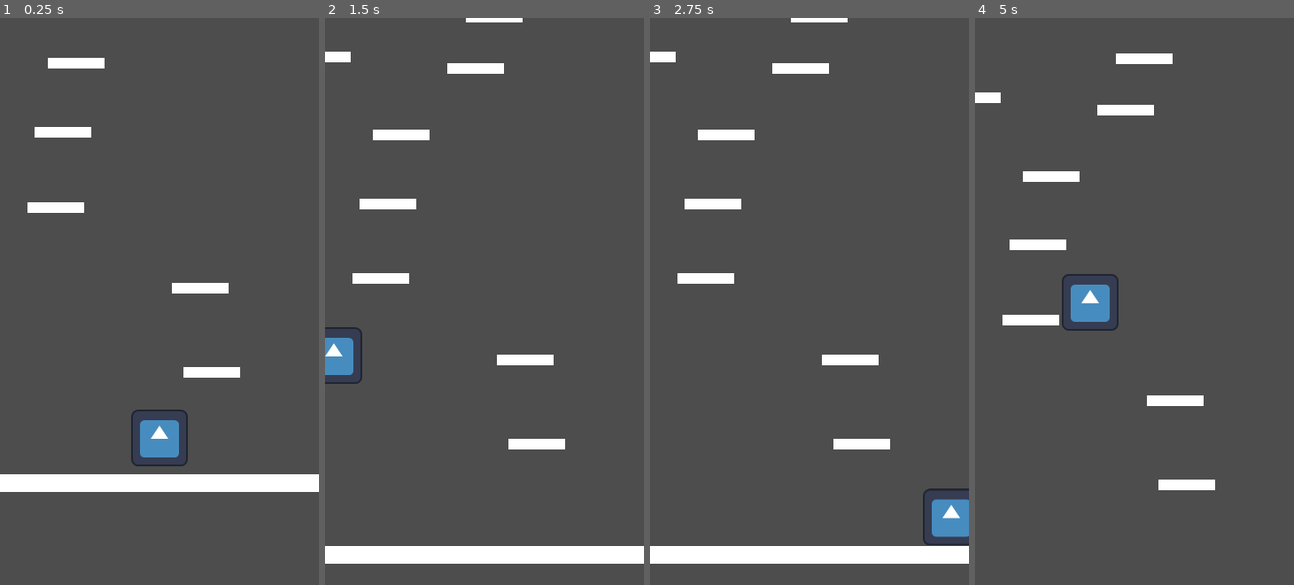
Above: before the commit, frames 1-4 (left to right).
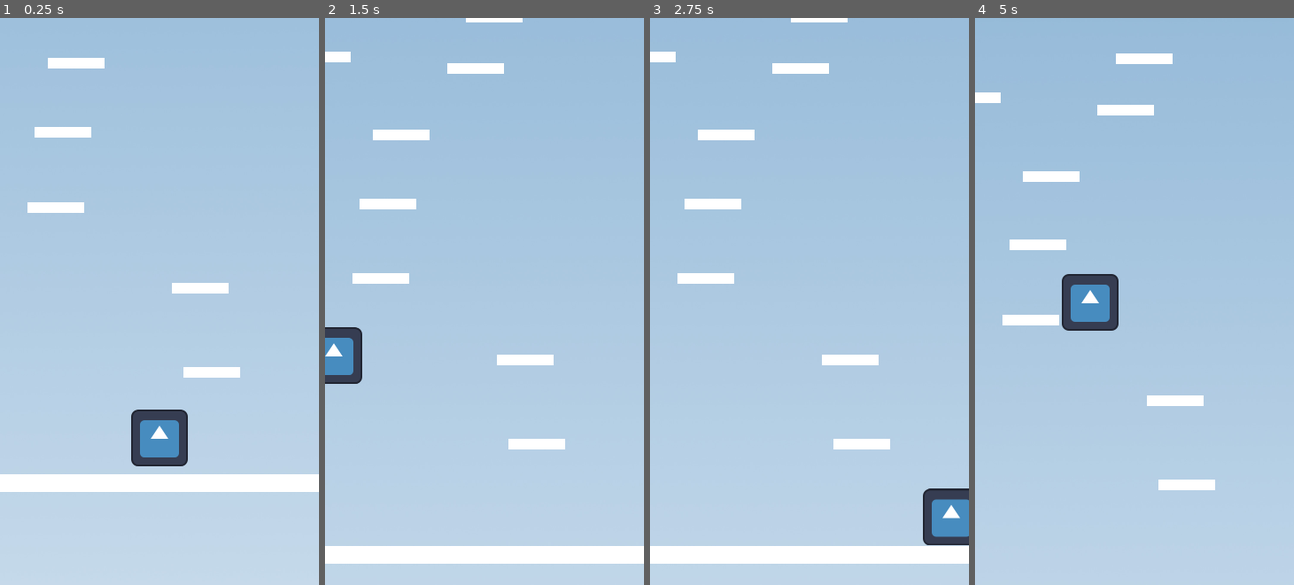
Above: after the commit, the same moments.

Repository: Cylinder7/bounce-back
Game: Godot game, scene res://levels/Overworld/overworldaltitude.tscn
Two runs of this game, one before a commit and one after it. Both use one fixed random seed, a clock stepped at 60 frames per second and the inputs below. The engine's default icon, where the game draws it, is replaced by a stand-in: a white triangle on a blue panel in a dark square.
Inputs:
- Up to frame 1 (0.25 s): no input
- Up to frame 2 (1.5 s): tap Enter (ui_accept) at 0.5, 0.77 s; hold Right (ui_right) from 0.53 s (still down)
- Up to frame 3 (2.75 s): tap Enter (ui_accept) at 1.52 s; release Right (ui_right) at 2.03 s; hold Left (ui_left) from 2.03 s (still down)
- Up to frame 4 (5 s): release Left (ui_left) at 2.78 s; hold Right (ui_right) 2.78-4.28 s; tap Enter (ui_accept) at 3.02, 3.77, 4.52 s; hold Left (ui_left) from 4.28 s (still down)

The runs differ from the first frame. In frame 1, 93% of the frame differs, in the area x 0-100%, y 0-100%; in frame 2, 93%; in frame 3, 93%; in frame 4, 96%.

Commit message:
sutff

Diff:
--- a/levels/Overworld/camera_2d.gd
+++ b/levels/Overworld/camera_2d.gd
@@ -1,7 +1,15 @@
 extends Camera2D
 
 @export var player: Node2D
+@export var game_over_screen: CanvasLayer
 
-func _process(delta):
+var dead := false
+
+func _process(_delta):
+	if dead:
+		return
 	if player.position.y < position.y:
 		position.y = player.position.y
+	if player.position.y > position.y + 340.0:
+		dead = true
+		game_over_screen.show_game_over()
--- /dev/null
+++ b/levels/Overworld/game_over.gd
@@ -0,0 +1,16 @@
+extends CanvasLayer
+
+func _ready():
+	hide()
+	$RestartButton.pressed.connect(_on_restart_pressed)
+
+func show_game_over():
+	$MetersLabel.text = "Meters Climbed: " + str(Stats.meters()) + " m"
+	show()
+	$RestartButton.grab_focus()
+	get_tree().paused = true
+
+func _on_restart_pressed():
+	Stats.reset_run()
+	get_tree().paused = false
+	get_tree().reload_current_scene()
--- a/levels/Overworld/overworldaltitude.tscn
+++ b/levels/Overworld/overworldaltitude.tscn
@@ -5,8 +5,17 @@
 [ext_resource type="PackedScene" uid="uid://dk3edjndjl5u" path="res://levels/Overworld/ground.tscn" id="2_vegtp"]
 [ext_resource type="Script" uid="uid://c5kr36ptr7mss" path="res://levels/Overworld/camera_2d.gd" id="3_2dipx"]
 [ext_resource type="Script" uid="uid://teroivo4vidu" path="res://levels/Overworld/platforms.gd" id="4_ktxqr"]
+[ext_resource type="Texture2D" uid="uid://b7spvnt5uk8pf" path="res://assets/cloudsBG.jpg" id="6_ix5fy"]
+[ext_resource type="Script" uid="uid://dnbm2m2k7gthj" path="res://levels/Overworld/game_over.gd" id="7_w0l32"]
+
+[sub_resource type="SystemFont" id="SystemFont_w0l32"]
 
 [node name="overworld" type="Node2D" unique_id=1695892326]
+
+[node name="CloudsBg" type="Sprite2D" parent="." unique_id=751149657]
+position = Vector2(214.99998, -478)
+scale = Vector2(0.335, 0.335)
+texture = ExtResource("6_ix5fy")
 
 [node name="Player" parent="." unique_id=247310789 instance=ExtResource("1_1yttg")]
 position = Vector2(180, 450)
@@ -14,10 +23,11 @@
 [node name="Ground" parent="." unique_id=906852571 instance=ExtResource("2_vegtp")]
 position = Vector2(0, 515)
 
-[node name="Camera2D" type="Camera2D" parent="." unique_id=1800846891 node_paths=PackedStringArray("player")]
+[node name="Camera2D" type="Camera2D" parent="." unique_id=1800846891 node_paths=PackedStringArray("player", "game_over_screen")]
 position = Vector2(180, 320)
 script = ExtResource("3_2dipx")
 player = NodePath("../Player")
+game_over_screen = NodePath("../GameOver")
 
 [node name="Platforms" type="Node2D" parent="." unique_id=1281744299 node_paths=PackedStringArray("camera")]
 script = ExtResource("4_ktxqr")
@@ -26,3 +36,30 @@
 
 [node name="Platform" parent="." unique_id=604964959 instance=ExtResource("1_21iwc")]
 position = Vector2(-3, -37)
+
+[node name="GameOver" type="CanvasLayer" parent="." unique_id=1579943469]
+process_mode = 3
+script = ExtResource("7_w0l32")
+
+[node name="TitleLabel" type="Label" parent="GameOver" unique_id=685763691]
+offset_left = 98.0
+offset_top = 241.0
+offset_right = 270.0
+offset_bottom = 283.0
+theme_override_fonts/font = SubResource("SystemFont_w0l32")
+theme_override_font_sizes/font_size = 30
+text = "GAME OVER"
+
+[node name="MetersLabel" type="Label" parent="GameOver" unique_id=2097506585]
+offset_left = 100.0
+offset_top = 277.0
+offset_right = 227.0
+offset_bottom = 300.0
+text = "Meters Climbed:"
+
+[node name="RestartButton" type="Button" parent="GameOver" unique_id=1729845229]
+offset_left = 143.0
+offset_top = 342.0
+offset_right = 218.0
+offset_bottom = 373.0
+text = "RESTART"
Not shown, added: levels/Overworld/game_over.gd.uid
